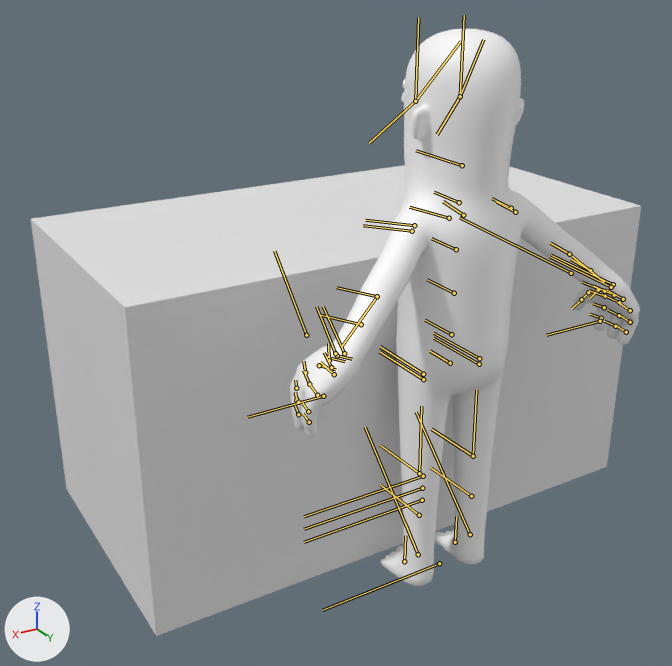
Two versions of the Blender file models/citizen/poker_citizen.blend, one commit apart.
The view is the same before and after, from a 50 mm camera at (1.72, 2.12, 2.07) aimed at (0.15, -0.51, 0.75). Lighting does not change. The marker at lower left points along +X, +Y and +Z. The bones that bend it are drawn over the model as lines.

Names of what the first picture shows: 'CitizenFeet_LOD0', 'CitizenHands_LOD0', 'CitizenHead_LOD0', 'CitizenLegs_LOD0', 'CitizenTorso_LOD0', 'Cube'.
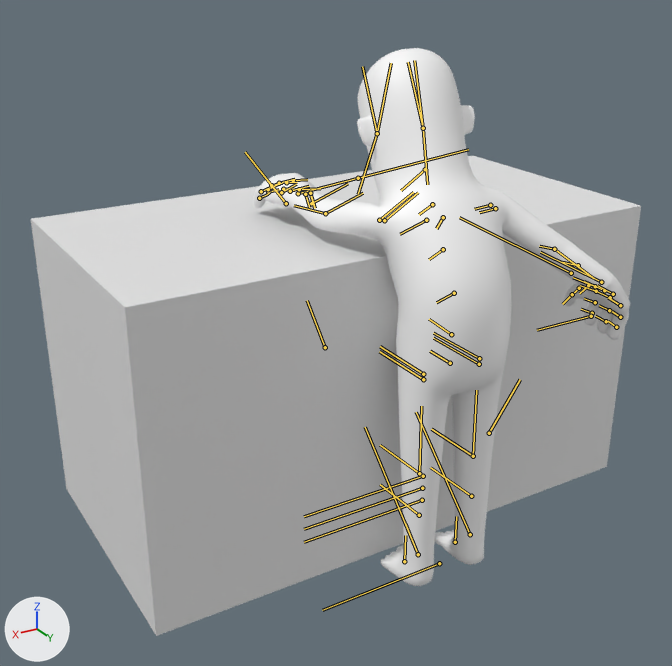
The newer file adds an action. The first version stands in its rest pose; the second is drawn at frame 84 of the action 'ArmatureAction.001'.

Changed parts and their boxes (x1, y1, x2, y2) in the pictures (672 x 666 px):
```json
{"object": "CitizenTorso_LOD0", "change": "posed", "before": [334, 190, 623, 361], "after": [285, 181, 612, 354], "on screen": "13% wider"}
{"object": "CitizenHead_LOD0", "change": "posed", "before": [401, 29, 525, 207], "after": [357, 48, 478, 203]}
{"object": "CitizenLegs_LOD0", "change": "posed", "before": [396, 335, 509, 558], "after": [396, 334, 510, 558]}
{"object": "CitizenHands_LOD0", "change": "posed", "before": [290, 281, 640, 437], "after": [253, 173, 630, 340], "on screen": "8% wider, 7% taller"}
{"bone": "spine_0", "before": "(451, 334) to (425, 320)", "after": "(451, 334) to (429, 319)"}
{"bone": "spine_1", "before": "(454, 293) to (427, 279)", "after": "(454, 293) to (436, 302)"}
{"bone": "spine_2", "before": "(456, 249) to (431, 238)", "after": "(443, 249) to (429, 259)"}
{"bone": "head", "before": "(462, 165) to (416, 150)", "after": "(425, 169) to (401, 190)"}
{"bone": "hand_L_IK_target", "before": "(306, 335) to (274, 251)", "after": "(358, 178) to (468, 149)"}
```

Edits to the scene script, one JSON object a line:
```json
{"block": "bone_spine_0", "where": "bone_spine_0 = bpy.data.objects['Armature'].pose.bones['spine_0']  # child of 'pelvis'"}
{"op": "set", "path": "bone_spine_0.rotation_quaternion", "old": "(1.0, 0.0, 0.0, 0.0)", "new": "(0.999, -0.055, 0.0, 0.0)", "note": "degrees (0, 0, 0) -> degrees (-6, 0, 0)"}
{"block": "bone_spine_1", "where": "bone_spine_1 = bpy.data.objects['Armature'].pose.bones['spine_1']  # child of 'spine_0'"}
{"op": "set", "path": "bone_spine_1.rotation_quaternion", "old": "(1.0, 0.0, 0.0, 0.0)", "new": "(0.96, -0.037, -0.01, 0.279)", "note": "degrees (0, 0, 0) -> degrees (-4, 0, 32)"}
{"block": "bone_spine_2", "where": "bone_spine_2 = bpy.data.objects['Armature'].pose.bones['spine_2']  # child of 'spine_1'"}
{"op": "set", "path": "bone_spine_2.rotation_quaternion", "old": "(1.0, 0.0, 0.0, 0.0)", "new": "(1.0, -0.016, 0.006, 0.0)", "note": "degrees (0, 0, 0) -> degrees (-2, 1, 0)"}
{"block": "bone_head", "where": "bone_head = bpy.data.objects['Armature'].pose.bones['head']  # child of 'neck_0'"}
{"op": "set", "path": "bone_head.rotation_quaternion", "old": "(1.0, 0.0, 0.0, 0.0)", "new": "(1.0, 0.0, 0.0, -0.016)", "note": "degrees (0, 0, 0) -> degrees (0, 0, -2)"}
{"block": "bone_hand_l_ik_target", "where": "bone_hand_l_ik_target = bpy.data.objects['Armature'].pose.bones['hand_L_IK_target']  # child of 'root_IK'"}
{"op": "set", "path": "bone_hand_l_ik_target.location", "old": "(0.0, 0.0, 0.0)", "new": "(-34.2, 73.4, 13.2)"}
{"op": "set", "path": "bone_hand_l_ik_target.rotation_quaternion", "old": "(1.0, 0.0, 0.0, 0.0)", "new": "(0.77, 0.226, 0.216, 0.557)", "note": "degrees (0, 0, 0) -> degrees (36, 5, 73)"}
```
